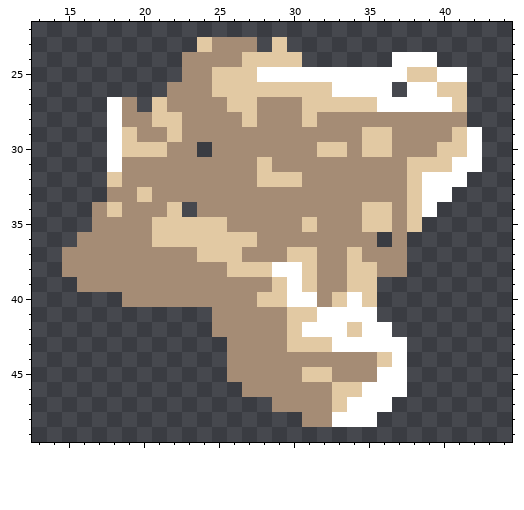
Edited in one commit: pixel-art sprite (sprites/spr_efeito_tiro_impacto/layers/a7e0283b-2fd3-45c5-9343-dc95423204a9/092840b0-3b2c-4838-99a9-b683a8f6f40d.png). The first picture shows the starting point.
The file is 64x64 pixels. Shown: x 13..44, y 22..49.
And afterwards:
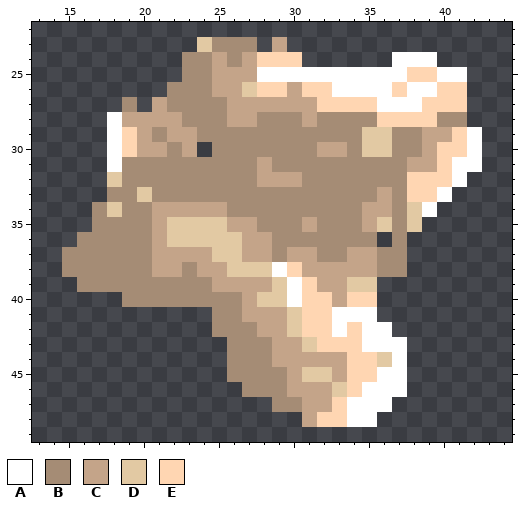
Palette (. is transparent): A #ffffff  B #a58c75  C #c4a489  D #e2c9a3  E #ffd6b2
Diff:
@@ x 13..44 @@
 22 ................................
-23 ...........DBBB.D...............
-24 ..........BBBBDDDD......AAA.....
-25 ..........BBDDDAAAAAAAAAADDAA...
-26 .........BBBDDDDDDDDAAAA.AADD...
-27 .....AB.DBBBBDDBBBDDDDDAAAAAD...
-28 .....ABBDDBBBBDBBBDBBBBBBBBBB...
-29 .....ADBBDBBBBBBBBBBBBDDBBBBDA..
-30 .....ADDDBB.BBBBBBBDDBDDBBBDDA..
-31 .....ABBBBBBBBBDBBBBBBBBBDDDAA..
-32 .....DBBBBBBBBBDDDBBBBBBBDAAA...
-33 .....BBDBBBBBBBBBBBBBBBBBDAA....
-34 ....BDBBBD.BBBBBBBBBBBDDBDA.....
-35 ....BBBBDDDDDBBBBBDBBBDDBD......
-36 ...BBBBBDDDDDDDBBBBBBBB.B.......
-37 ..BBBBBBBBBDDDBBBDDBBDBBB.......
-38 ..BBBBBBBBBBBDDDAADBBDDBB.......
-39 ...BBBBBBBBBBBBBDADBBDD.........
-40 ......BBBBBBBBBDDAABDAD.........
-41 ............BBBBBDDAAAA.........
-42 ............BBBBBDAAADAA........
-43 .............BBBBDDDAAAAA.......
-44 .............BBBBBBBBBBDA.......
-45 .............BBBBBDDBBBAA.......
-46 ..............BBBBBBDDAAA.......
-47 ................BBBBDAAA........
-48 ..................BBAAA.........
+23 ...........DBBB.C...............
+24 ..........BBCBCEEE......AAA.....
+25 ..........BBCCCAAAAAAAAAAEEAA...
+26 .........BBBCCDEECEEAAAAEAAEE...
+27 ......B.CBBBBCCCCCCEEEEAAAEEE...
+28 .....ACCCCBBBCCBBBCBBBBEEEEBB...
+29 .....AECBCCBBBBBBBBBBBDDBBCCEA..
+30 .....AECCBC.BBBBBBBCCBDDBBCEEA..
+31 .....ABBBBBBBBBCBBBBBBBBBCCEAA..
+32 .....DBBBBBBBBBCCCBBBBBBBEEEA...
+33 .....BBDBBBBBBBBBBBBBBBCBEEA....
+34 ....BDBBCCCCCBBBBBBBBBCCBDA.....
+35 ....BBBBCDDDDCCBBBCBBBCDBD......
+36 ...BBBBBCDDDDDCCBBBBBBB.B.......
+37 ..BBBBBBCCCCDDCCBCCBBCCBB.......
+38 ..BBBBBBCCBCCDDDAECCCCCBB.......
+39 ...BBBBBBBBBCCCCDAECCDD.........
+40 ......BBBBBBBBCDDAEECEE.........
+41 ............BBCCCDEEAAA.........
+42 ............BBBCCDEEAEAA........
+43 .............BBBCCDEEEAAA.......
+44 .............BBBCCCCCEEDA.......
+45 .............BBBBCDDCEEAA.......
+46 ..............BBBCCCDEAAA.......
+47 ................BBCCEAAA........
+48 ..................CEEAA.........
 49 ................................
Where, in picture pixels (left, top, right, bottom), the same in both pictures:
changed: (107, 37, 467, 427)
